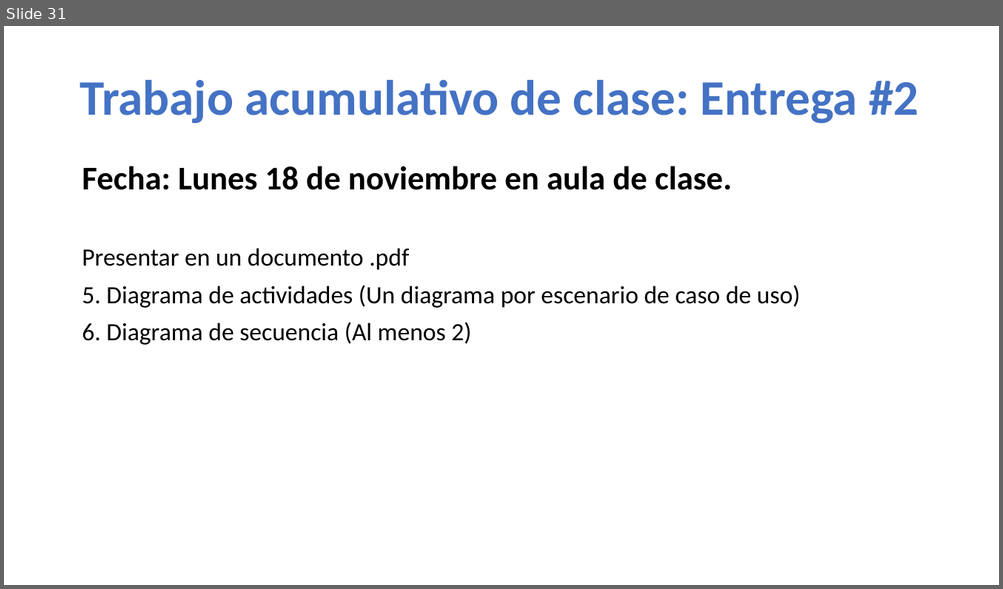
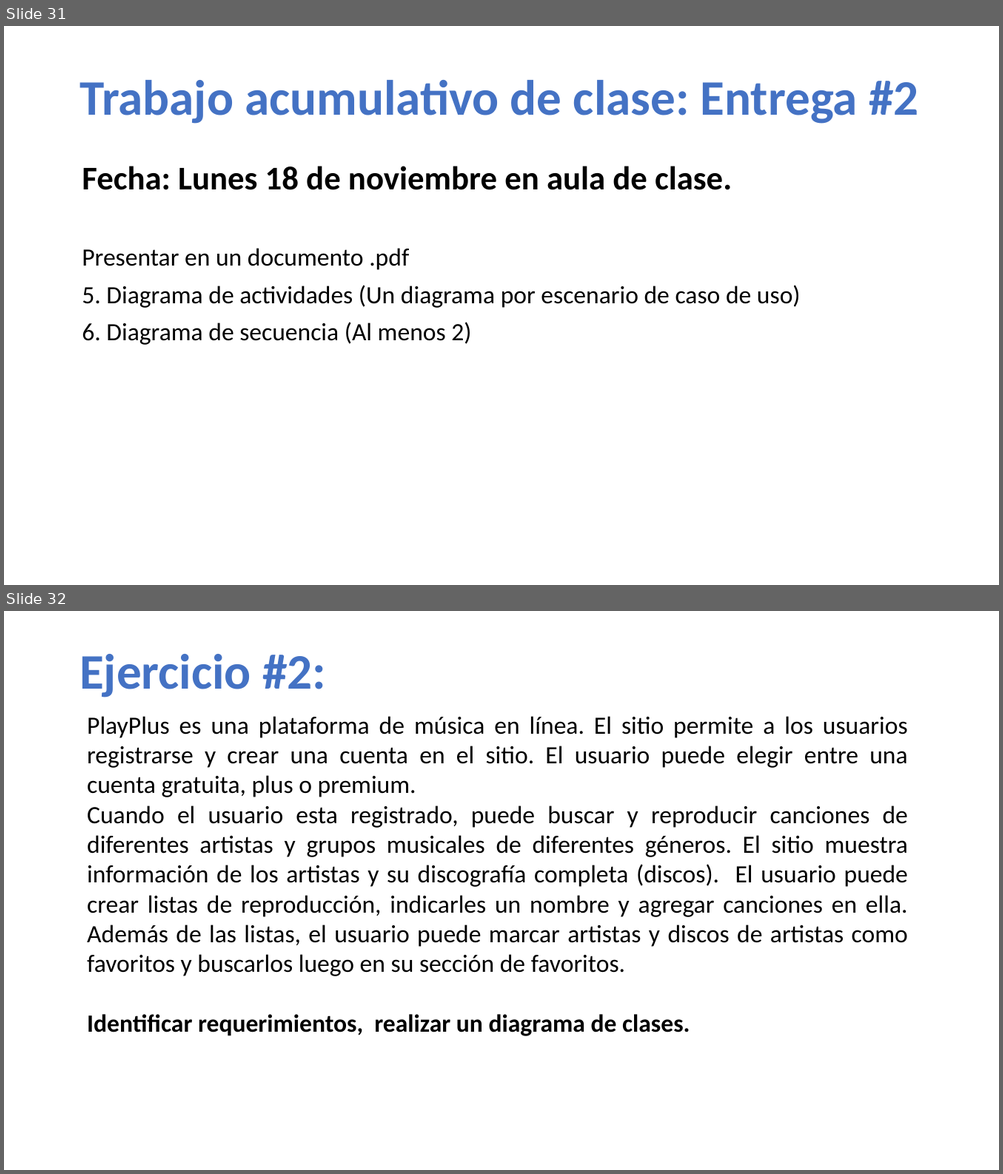
Before and after one commit to AllanNLopez/UMH-IIN024-2019, a slide deck: diagramas uml1 (2).pptx. Shown one above the other, each under a label of ours: slide 31 before the commit, slides 31 and 32 after it. The pictures are 1003x589 and 1003x1174 pixels, drawn with LibreOffice and Linux fonts; fonts in the diff are those of the drawing. Boxes give left, top, right and bottom in pixels: in the first picture for what was removed or moved away, otherwise in the second. Text is boxed around its words. In the diff, an @@ line names an element or a change of style, - is before the commit and + after.

```diff
--- a/diagramas uml1 (2).pptx
+++ b/diagramas uml1 (2).pptx
@@ slide 32 added at (x1=4, y1=611, x2=999, y2=1170), background #FFFFFF @@
@@ text added at (x1=79, y1=654, x2=326, y2=698), 48 pt, text #4472C4, bold @@
+Ejercicio #2:
@@ text added at (x1=87, y1=716, x2=908, y2=1037), 24 pt, text #000000 @@
+PlayPlus es una plataforma de música en línea. El sitio permite a los usuarios registrarse y crear una cuenta en el sitio. El usuario puede elegir entre una cuenta gratuita, plus o premium.
+Cuando el usuario esta registrado, puede buscar y reproducir canciones de diferentes artistas y grupos musicales de diferentes géneros. El sitio muestra información de los artistas y su discografía completa (discos). El usuario puede crear listas de reproducción, indicarles un nombre y agregar canciones en ella. Además de las listas, el usuario puede marcar artistas y discos de artistas como favoritos y buscarlos luego en su sección de favoritos.
+Identificar requerimientos, realizar un diagrama de clases.
```
